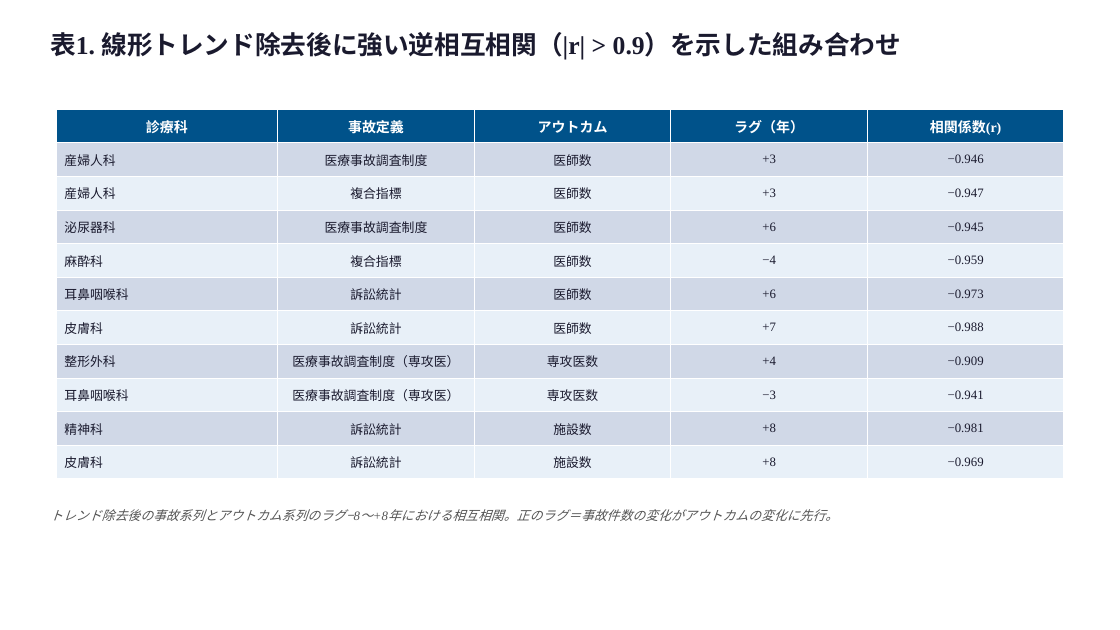
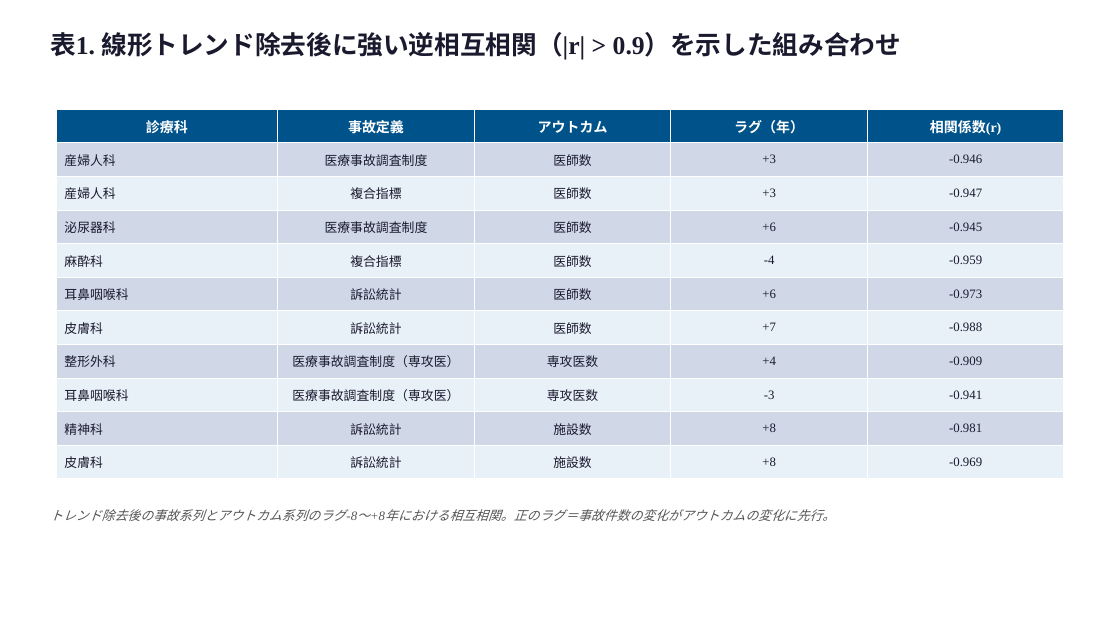
Before and after one commit to bougtoir/medical-accident-its-analysis, a slide deck: slide 10 of manuscript/bmj_figures_ja.pptx. Drawn at 1120x630 pixels with LibreOffice and Linux fonts; fonts in the diff are those of the drawing. Boxes give left, top, right and bottom in pixels: in the first picture for what was removed or moved away, otherwise in the second. Text is boxed around its words. In the diff, an @@ line names an element or a change of style, - is before the commit and + after.

```diff
--- a/manuscript/bmj_figures_ja.pptx
+++ b/manuscript/bmj_figures_ja.pptx
@@ table at (56, 109, 1065, 479) @@
-row 2, column 5: −0.946
+row 2, column 5: -0.946
-row 3, column 5: −0.947
+row 3, column 5: -0.947
-row 4, column 5: −0.945
+row 4, column 5: -0.945
-row 5, column 4: −4
+row 5, column 4: -4
-row 5, column 5: −0.959
+row 5, column 5: -0.959
-row 6, column 5: −0.973
+row 6, column 5: -0.973
-row 7, column 5: −0.988
+row 7, column 5: -0.988
-row 8, column 5: −0.909
+row 8, column 5: -0.909
-row 9, column 4: −3
+row 9, column 4: -3
-row 9, column 5: −0.941
+row 9, column 5: -0.941
-row 10, column 5: −0.981
+row 10, column 5: -0.981
-row 11, column 5: −0.969
+row 11, column 5: -0.969
@@ text at (50, 509, 835, 521): text changed @@
-トレンド除去後の事故系列とアウトカム系列のラグ−8〜+8年における相互相関。正のラグ＝事故件数の変化がアウトカムの変化に先行。
+トレンド除去後の事故系列とアウトカム系列のラグ-8〜+8年における相互相関。正のラグ＝事故件数の変化がアウトカムの変化に先行。
```
Also in this commit, not shown: 3 other slides changed, 40 other files.
